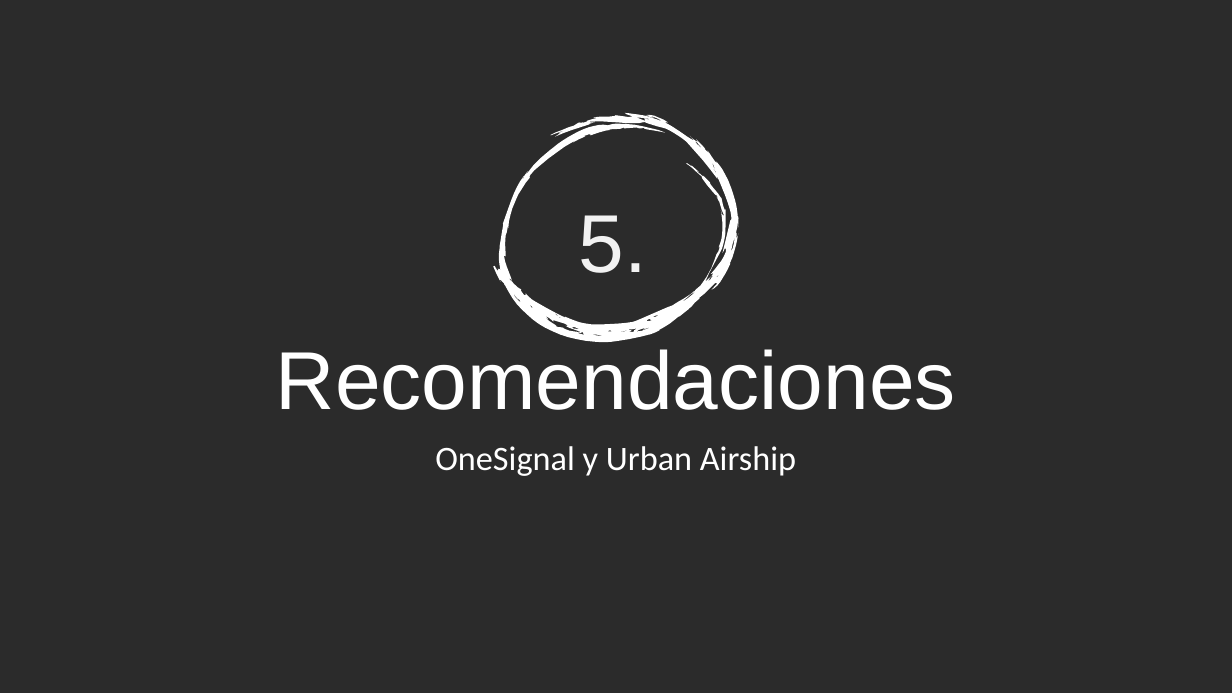
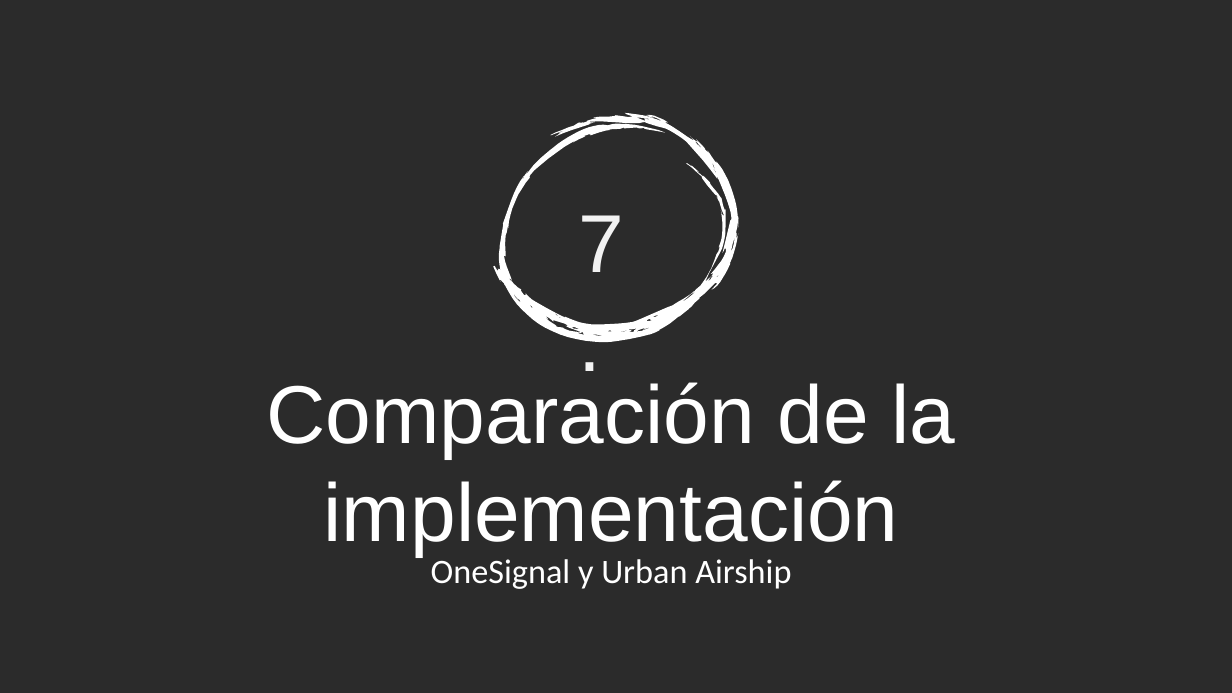
Before and after one commit to CarolinaTenlladoMontes/TG3, a slide deck: slide 16 of TG3 - Final.pptx (slide 30 before the commit). Drawn at 1232x693 pixels with LibreOffice and Linux fonts; fonts in the diff are those of the drawing; background and template pictures are left out; a plain dark background stands for a picture behind light text. Boxes give left, top, right and bottom in pixels: in the first picture for what was removed or moved away, otherwise in the second. Text is boxed around its words. In the diff, an @@ line names an element or a change of style, - is before the commit and + after.

```diff
--- a/TG3 - Final.pptx
+++ b/TG3 - Final.pptx
@@ text at [578,215,624,272]: text changed @@
-5.
+7.
@@ title at [267,382,956,556]: text changed @@
-Recomendaciones
+Comparación de la implementación
@@ subtitle "OneSignal y Urban Airship": place and size @@
-subtitle "OneSignal y Urban Airship" at [435,446,796,476]
+subtitle "OneSignal y Urban Airship" at [431,559,791,589]
```
Also in this commit, not shown: 6 other slides changed, 3 slides added, 17 slides removed.
